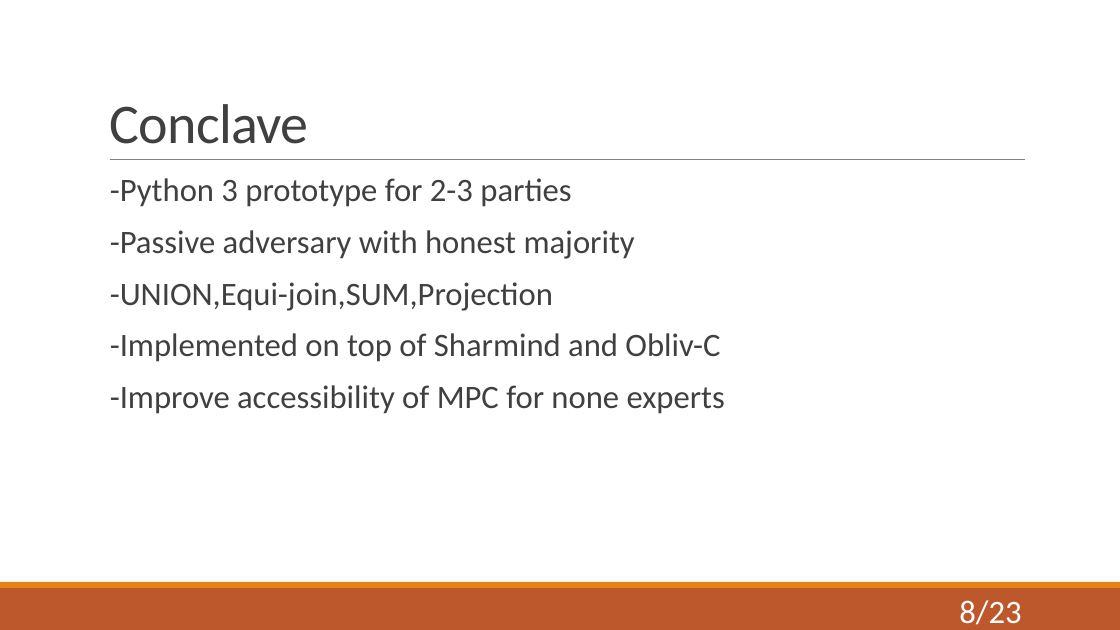
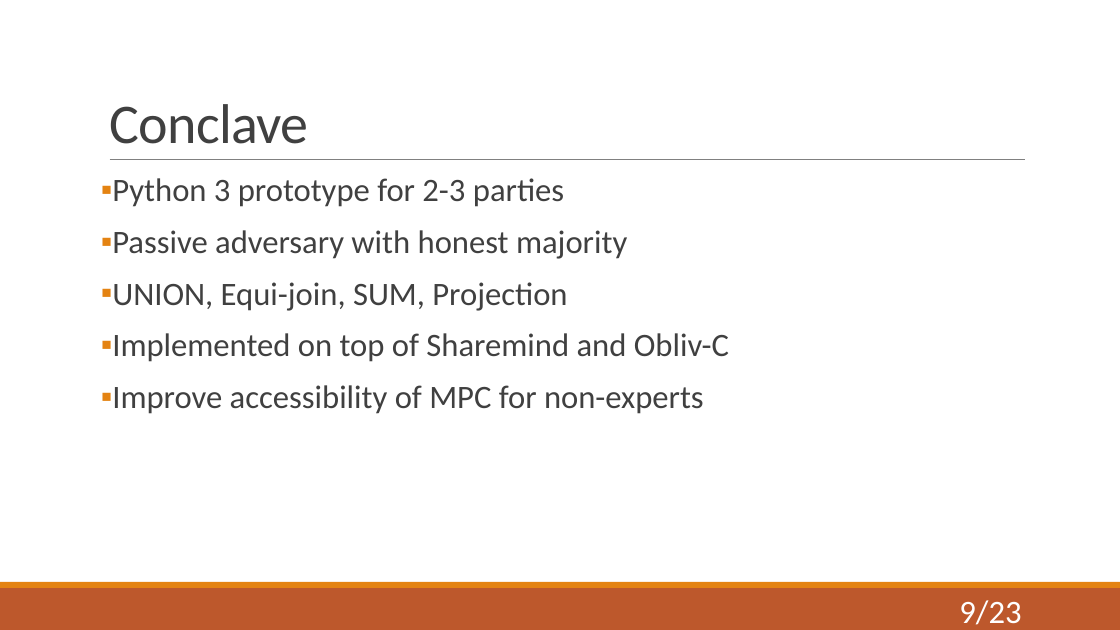
Before and after one commit to niklasUPB/thesis, a slide deck: slide 9 of thesis/Abschlussvortrag.pptx (slide 8 before the commit). Drawn at 1120x630 pixels with LibreOffice and Linux fonts; fonts in the diff are those of the drawing. Boxes give left, top, right and bottom in pixels: in the first picture for what was removed or moved away, otherwise in the second. Text is boxed around its words. In the diff, an @@ line names an element or a change of style, - is before the commit and + after.

```diff
--- a/thesis/Abschlussvortrag.pptx
+++ b/thesis/Abschlussvortrag.pptx
@@ text at bbox=[112, 178, 729, 414]: text changed @@
-  -Python 3 prototype for 2-3 parties
-  -Passive adversary with honest majority
-  -UNION,Equi-join,SUM,Projection
-  -Implemented on top of Sharmind and Obliv-C
-  -Improve accessibility of MPC for none experts
+▪ Python 3 prototype for 2-3 parties
+▪ Passive adversary with honest majority
+▪ UNION, Equi-join, SUM, Projection
+▪ Implemented on top of Sharemind and Obliv-C
+▪ Improve accessibility of MPC for non-experts
@@ page number at bbox=[959, 600, 1021, 625]: text changed @@
-8/23
+9/23
```
Also in this commit, not shown: 12 other slides changed, 1 slide removed.
